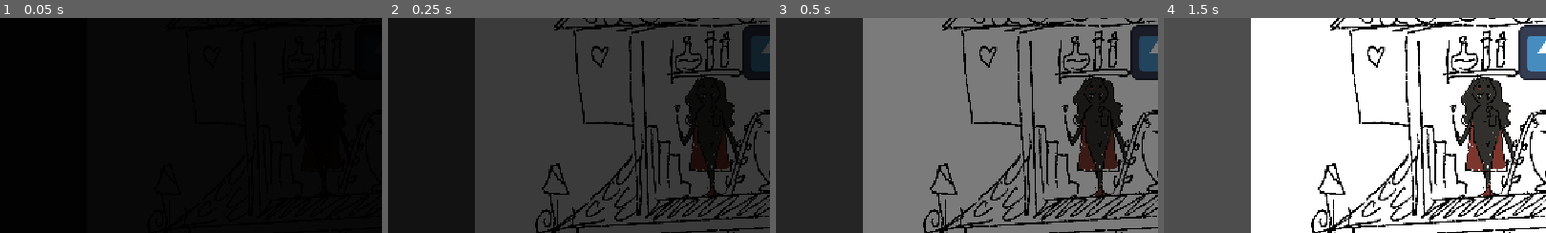
Above: before the commit, frames 1-4 (left to right).
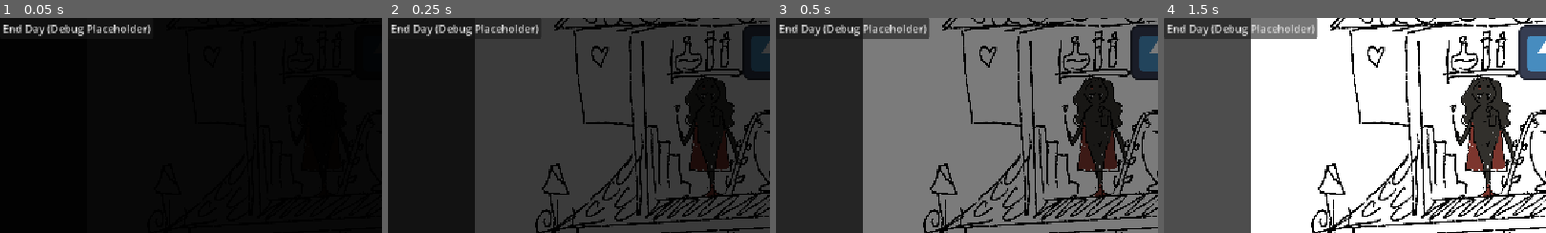
Above: after the commit, the same moments.

Repository: jakobbbb/find-your-boo
Game: Godot game, scene res://test.tscn
Two runs of this game, one before a commit and one after it. Both use one fixed random seed, a clock stepped at 60 frames per second and the inputs below. The engine's default icon, where the game draws it, is replaced by a stand-in: a white triangle on a blue panel in a dark square.
Inputs (mouse positions are % of the whole screen's width and height, from its top left):
- Up to frame 1 (0.05 s): no input
- Up to frame 2 (0.25 s): no input
- Up to frame 3 (0.5 s): no input
- Up to frame 4 (1.5 s): click (10, 2) at 0.5 s, where only the run after the commit has a clickable "End Day (Debug Placeholder)"; tap Enter (ui_accept) at 1.25 s; move the mouse to (42, 28) at 1.27 s; tap Space at 1.35 s; click (42, 28) at 1.42 s
The pictures show only the part of the screen within x 0-50%, y 0-50%; the shares and areas given below are measured in that part.

The runs differ from the first frame. In frame 1, 1.1% of the frame differs, in the area x 0-40%, y 3-9%; in frame 2, 0.9%; in frame 3, 2.1%; in frame 4, 3.7%, in the area x 0-41%, y 0-10%.
Error before the commit: Trying to return a value of type "Nil" from a function whose return type is "int". (res://scripts/npc.gd:19)
Error after the commit: Invalid call. Nonexistent 'int' constructor. (res://scripts/ui.gd:30)

Commit message:
Add end day button to start ceremony

Diff:
--- a/scripts/ui.gd
+++ b/scripts/ui.gd
@@ -24,3 +24,10 @@
 func _on_set_night() -> void:
 	print("ui: Good night")
 	set_night_day(true)
+
+
+func _on_end_day_button_pressed() -> void:
+	var day = str(int(%YarnDialogueRunner.variable_storage.get_value("$day")))
+	var node = "end" + day
+	print(node)
+	%YarnDialogueRunner.start_dialogue(node)
--- a/ui.tscn
+++ b/ui.tscn
@@ -76,3 +76,11 @@
 grow_horizontal = 0
 texture = ExtResource("1_fyqef")
 expand_mode = 1
+
+[node name="End Day Button" type="Button" parent="." unique_id=232247873]
+layout_mode = 0
+offset_right = 8.0
+offset_bottom = 8.0
+text = "End Day (Debug Placeholder)"
+
+[connection signal="pressed" from="End Day Button" to="." method="_on_end_day_button_pressed"]
